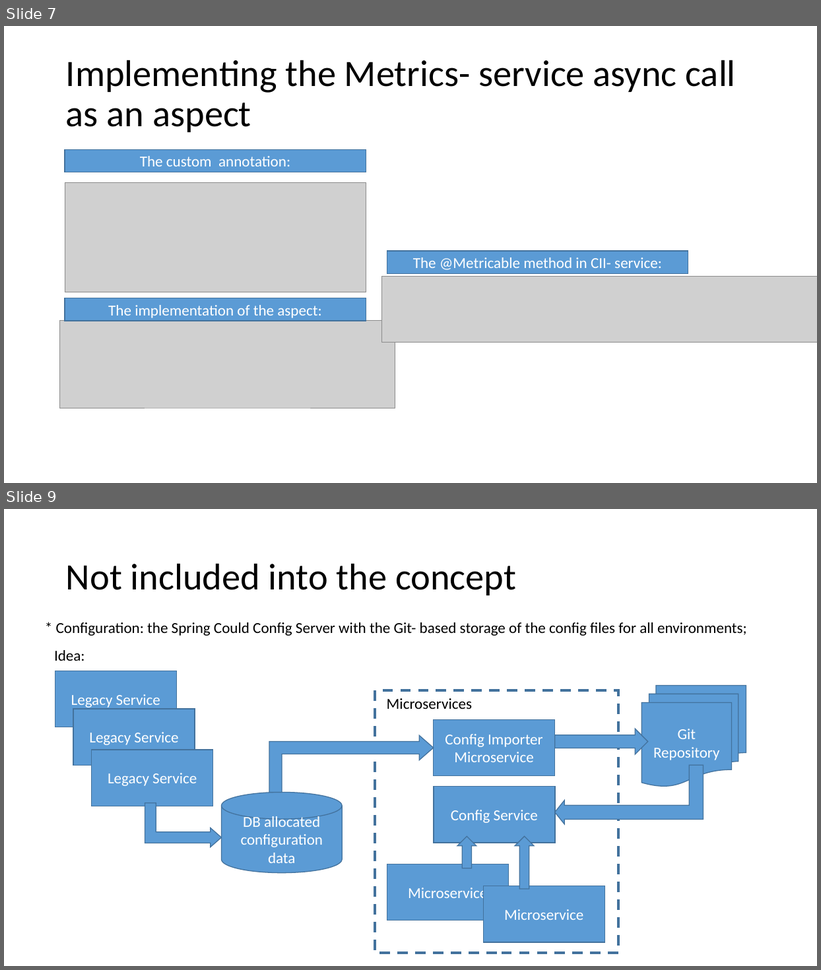
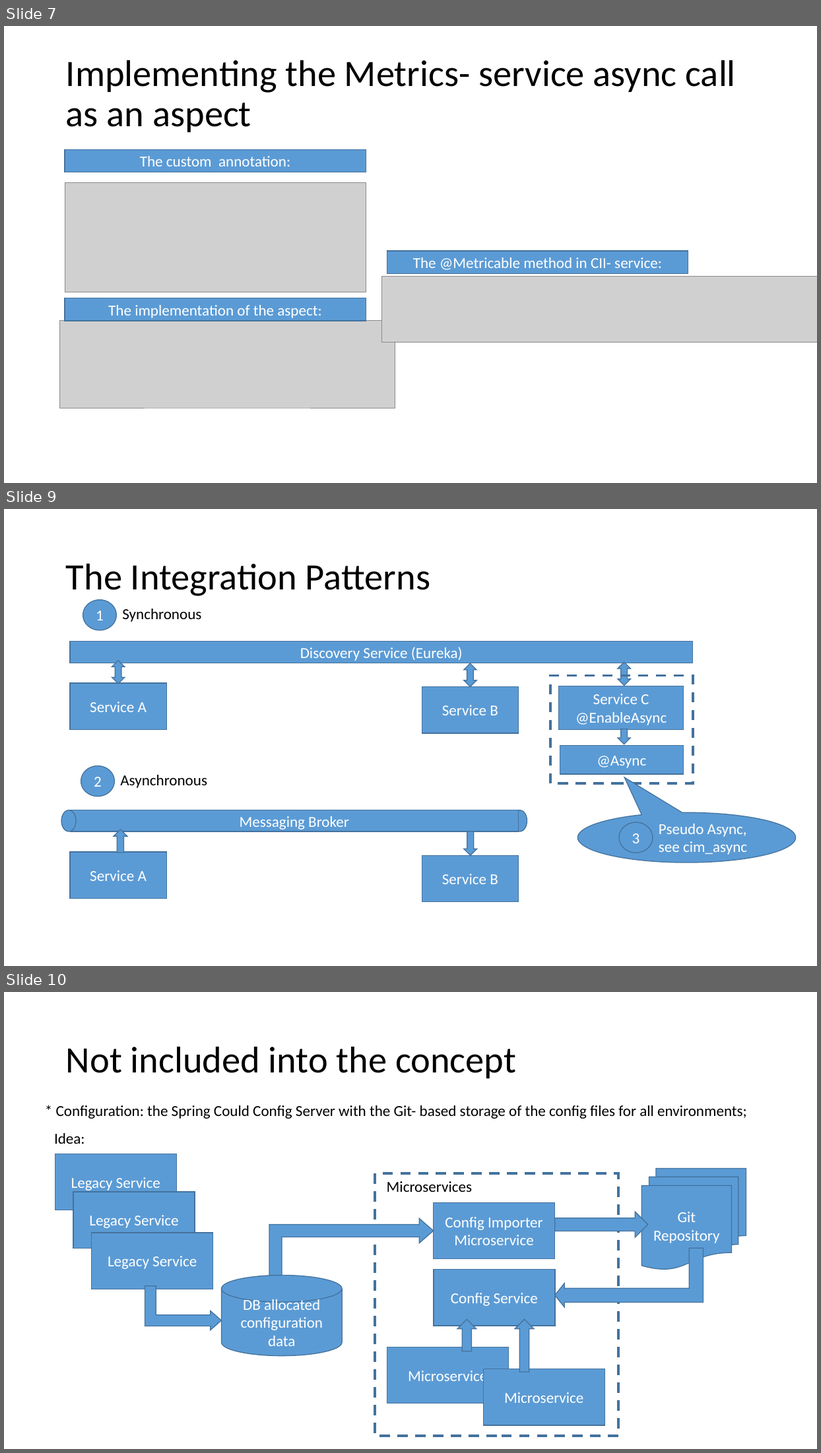
Before and after one commit to antonnazarov/altron-pilot, a slide deck: doc/altron-ms-demo-20190802.pptx. Shown one above the other, each under a label of ours: slides 7 and 9 before the commit, slides 7, 9 and 10 after it; the slides between them are not shown. The pictures are 821x970 and 821x1453 pixels, drawn with LibreOffice and Linux fonts; fonts in the diff are those of the drawing; grey boxes stand for pictures. Boxes give left, top, right and bottom in pixels: in the first picture for what was removed or moved away, otherwise in the second. Text is boxed around its words. In the diff, an @@ line names an element or a change of style, - is before the commit and + after.

```diff
--- a/doc/altron-ms-demo-20190802.pptx
+++ b/doc/altron-ms-demo-20190802.pptx
@@ slide 9 added at [4, 509, 817, 966], background #FFFFFF @@
@@ title added at [66, 563, 430, 596], 44 pt, text #000000 @@
+The Integration Patterns
@@ ellipse added at [83, 600, 116, 630], fill #5B9BD5, outline #43739E 1 pt, 18 pt, text #FFFFFF @@
+1
@@ text added at [122, 609, 201, 622], 18 pt, text #000000 @@
+Synchronous
@@ group added at [70, 642, 692, 733]: 3 rectangles, 2 up down arrows @@
+Discovery Service (Eureka)
+Service A
+Service B
@@ up down arrow added at [618, 662, 631, 685], fill #5B9BD5, outline #43739E 1 pt @@
@@ rectangle added at [550, 675, 693, 784], outline #43739E 3 pt dashed @@
@@ rectangle added at [559, 686, 684, 730], fill #5B9BD5, outline #43739E 1 pt, 18 pt, text #FFFFFF @@
+Service C
+@EnableAsync
@@ rectangle added at [560, 746, 684, 774], fill #5B9BD5, outline #43739E 1 pt, 18 pt, text #FFFFFF @@
+@Async
@@ down arrow added at [618, 729, 631, 745], fill #5B9BD5, outline #43739E 1 pt @@
@@ ellipse added at [81, 766, 114, 797], fill #5B9BD5, outline #43739E 1 pt, 18 pt, text #FFFFFF @@
+2
@@ text added at [120, 775, 207, 788], 18 pt, text #000000 @@
+Asynchronous
@@ ellipse added at [61, 811, 76, 832], fill #5B9BD5, outline #43739E 1 pt @@
@@ rectangle added at [70, 811, 518, 832], fill #5B9BD5, outline #43739E 1 pt, 18 pt, text #FFFFFF @@
+Messaging Broker
@@ ellipse added at [513, 811, 527, 832], fill #5B9BD5, outline #43739E 1 pt @@
@@ speech bubble added at [578, 813, 797, 863], fill #5B9BD5, outline #43739E 1 pt @@
@@ ellipse added at [620, 823, 653, 853], fill #5B9BD5, outline #43739E 1 pt, 18 pt, text #FFFFFF @@
+3
@@ text added at [659, 824, 747, 855], 18 pt, text #FFFFFF @@
+Pseudo Async,
+see cim_async
@@ up arrow added at [114, 830, 128, 853], fill #5B9BD5, outline #43739E 1 pt @@
@@ up arrow added at [464, 832, 477, 855], fill #5B9BD5, outline #43739E 1 pt @@
@@ rectangle added at [70, 852, 166, 899], fill #5B9BD5, outline #43739E 1 pt, 18 pt, text #FFFFFF @@
+Service A
@@ rectangle added at [422, 855, 519, 902], fill #5B9BD5, outline #43739E 1 pt, 18 pt, text #FFFFFF @@
+Service B
@@ what was slide 9 is now slide 10 @@
```
Also in this commit, not shown: 1 slide changed, 6 other slides added, 14 other files.
